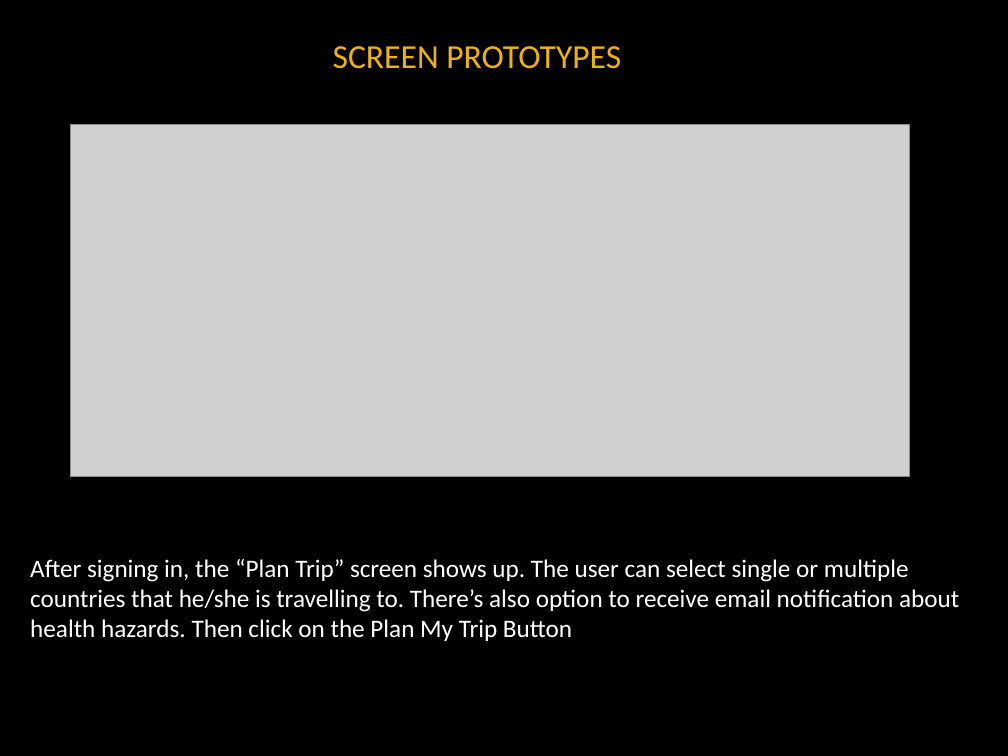
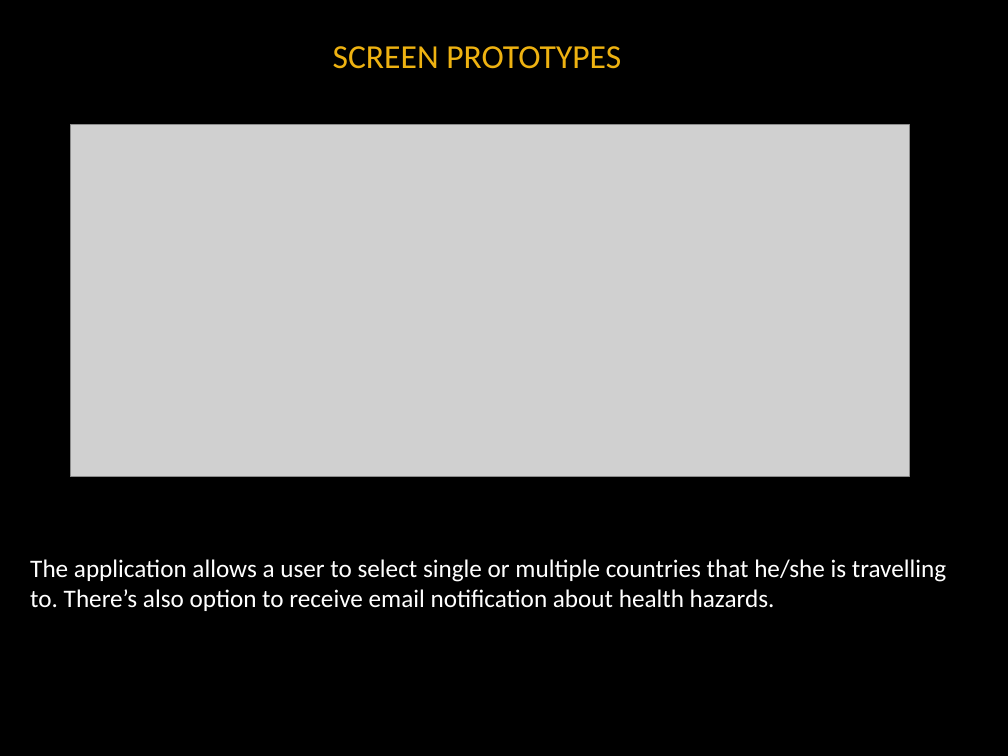
Before and after one commit to noanadler/RockStars, a slide deck: slide 7 of Deliverable3/Presentation/Rock_Stars_Presentation.pptx (slide 8 before the commit). Drawn at 1008x756 pixels with LibreOffice and Linux fonts; fonts in the diff are those of the drawing; grey boxes stand for pictures; background and template pictures are left out. Boxes give left, top, right and bottom in pixels: in the first picture for what was removed or moved away, otherwise in the second. Text is boxed around its words. In the diff, an @@ line names an element or a change of style, - is before the commit and + after.

Commit message:
updated ppt after feedback

```diff
--- a/Deliverable3/Presentation/Rock_Stars_Presentation.pptx
+++ b/Deliverable3/Presentation/Rock_Stars_Presentation.pptx
@@ text at (30, 559, 946, 611): text changed @@
-After signing in, the “Plan Trip” screen shows up. The user can select single or multiple countries that he/she is travelling to. There’s also option to receive email notification about health hazards. Then click on the Plan My Trip Button
+The application allows a user to select single or multiple countries that he/she is travelling to. There’s also option to receive email notification about health hazards.
```
Also in this commit, not shown: 7 other slides changed, 1 slide added, 4 slides removed.
